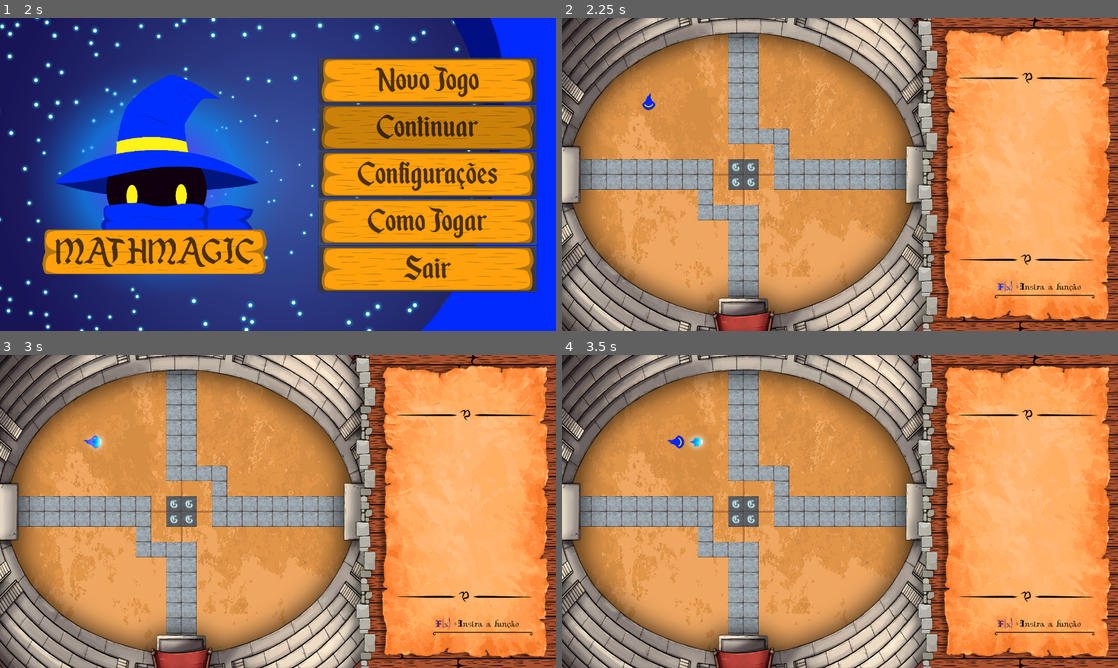
Above: before the commit, frames 1-4 (two rows, left to right).
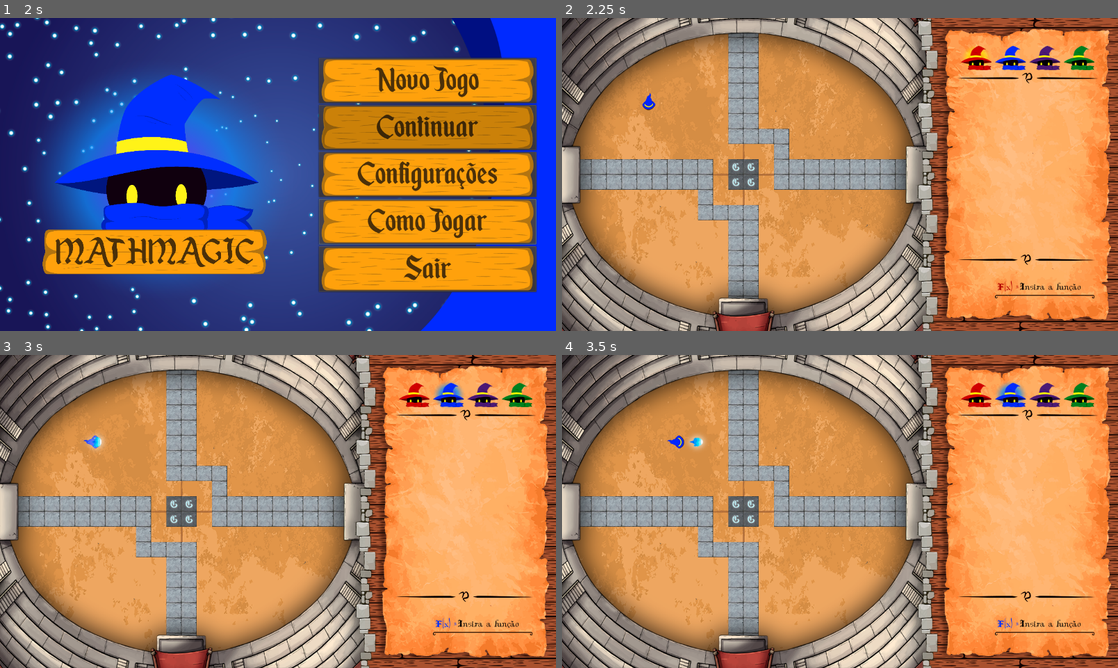
Above: after the commit, the same moments.

Repository: laraesquivel/math_magic
Game: Godot game, scene res://Menu.tscn
The game is run twice, just before and just after one commit, with the same random seed, the same clock (stepped at 60 frames per second) and the same inputs.
Inputs (mouse positions are in pixels of both pictures, inside the frame that each line leads up to):
- Up to frame 1 (2 s): click (428, 221) at 0.5 s; click (428, 221) at 1.25 s
- Up to frame 2 (2.25 s): click (990, 80) at 2 s
- Up to frame 3 (3 s): tap Enter at 2.75 s; hold D (ui_right) from 2.78 s (still down); tap Space (shot) at 2.85 s
- Up to frame 4 (3.5 s): keep holding D (ui_right)

Frame 1 is identical in both runs. In frame 2, 1.0% of the frame differs, in the area x 71-96%, y 8-88%; in frame 3, 1.1%; in frame 4, 1.1%.

Commit message:
add: interface que mostra a sequencia de turnos

Diff:
--- a/Cenas/Fase1.tscn
+++ b/Cenas/Fase1.tscn
@@ -14,6 +14,10 @@
 [ext_resource path="res://Cenas/Walls.gd" type="Script" id=12]
 [ext_resource path="res://scripts/Fase1/LineEdit.gd" type="Script" id=13]
 [ext_resource path="res://Cenas/functionSimbol.gd" type="Script" id=14]
+[ext_resource path="res://Cenas/mageIcons/purpleWizard.tscn" type="PackedScene" id=15]
+[ext_resource path="res://Cenas/mageIcons/blueWizard.tscn" type="PackedScene" id=16]
+[ext_resource path="res://Cenas/mageIcons/greenWizard.tscn" type="PackedScene" id=17]
+[ext_resource path="res://Cenas/mageIcons/redWizard.tscn" type="PackedScene" id=18]
 
 [sub_resource type="ConcavePolygonShape2D" id=8]
 segments = PoolVector2Array( 0, 0, 35, 0, 35, 0, 35, 35, 35, 35, 0, 35, 0, 35, 0, 0 )
@@ -187,6 +191,18 @@
 texture = ExtResource( 4 )
 offset = Vector2( 896, 25 )
 
+[node name="blueWizard" parent="Fase1" instance=ExtResource( 16 )]
+position = Vector2( 0, -100 )
+
+[node name="greenWizard" parent="Fase1" instance=ExtResource( 17 )]
+position = Vector2( 0, -100 )
+
+[node name="purpleWizard" parent="Fase1" instance=ExtResource( 15 )]
+position = Vector2( 0, -100 )
+
+[node name="redWizard" parent="Fase1" instance=ExtResource( 18 )]
+position = Vector2( 0, -100 )
+
 [node name="LineEdit" type="LineEdit" parent="Fase1"]
 margin_left = 1055.0
 margin_top = 596.0
--- /dev/null
+++ b/Cenas/mageIcons/blueWizard.tscn
@@ -0,0 +1,17 @@
+[gd_scene load_steps=4 format=2]
+
+[ext_resource path="res://assets/NewcombatMap/BlueLux.png" type="Texture" id=1]
+[ext_resource path="res://assets/NewcombatMap/BlueMage.png" type="Texture" id=2]
+[ext_resource path="res://Cenas/mageIcons/blueWizardLux.gd" type="Script" id=3]
+
+[node name="blueWizard" type="Node2D"]
+
+[node name="blueWizardLux" type="Sprite" parent="."]
+visible = false
+position = Vector2( 36, 28 )
+texture = ExtResource( 1 )
+script = ExtResource( 3 )
+
+[node name="blueWizardIcon" type="Sprite" parent="."]
+position = Vector2( 36, 28 )
+texture = ExtResource( 2 )
--- /dev/null
+++ b/Cenas/mageIcons/blueWizardIcon.gd
@@ -0,0 +1,16 @@
+extends Node2D
+
+
+# Declare member variables here. Examples:
+# var a = 2
+# var b = "text"
+
+
+# Called when the node enters the scene tree for the first time.
+func _ready():
+	pass # Replace with function body.
+
+
+# Called every frame. 'delta' is the elapsed time since the previous frame.
+#func _process(delta):
+#	pass
--- /dev/null
+++ b/Cenas/mageIcons/blueWizardLux.gd
@@ -0,0 +1,14 @@
+extends Sprite
+
+
+func _ready():
+	var visibility
+	visibility = Global.connect("turnOver", self, "changVisibility")
+
+
+func changVisibility():
+	var parent = get_parent().get_parent()
+	if (parent.player_turn == parent.PLAYER_STATE.BLUE):
+		visible = true
+	else:
+		visible = false
--- /dev/null
+++ b/Cenas/mageIcons/greenWizard.tscn
@@ -0,0 +1,17 @@
+[gd_scene load_steps=4 format=2]
+
+[ext_resource path="res://assets/NewcombatMap/GreenLux.png" type="Texture" id=1]
+[ext_resource path="res://assets/NewcombatMap/GreenMage.png" type="Texture" id=2]
+[ext_resource path="res://Cenas/mageIcons/greenWizardLux.gd" type="Script" id=3]
+
+[node name="greenWizard" type="Node2D"]
+
+[node name="greenWizardLux" type="Sprite" parent="."]
+visible = false
+position = Vector2( 36, 28 )
+texture = ExtResource( 1 )
+script = ExtResource( 3 )
+
+[node name="greenWizardIcon" type="Sprite" parent="."]
+position = Vector2( 36, 28 )
+texture = ExtResource( 2 )
--- /dev/null
+++ b/Cenas/mageIcons/greenWizardLux.gd
@@ -0,0 +1,14 @@
+extends Sprite
+
+
+func _ready():
+	var visibility
+	visibility = Global.connect("turnOver", self, "changVisibility")
+
+
+func changVisibility():
+	var parent = get_parent().get_parent()
+	if (parent.player_turn == parent.PLAYER_STATE.GREEN):
+		visible = true
+	else:
+		visible = false
--- /dev/null
+++ b/Cenas/mageIcons/purpleWizard.tscn
@@ -0,0 +1,17 @@
+[gd_scene load_steps=4 format=2]
+
+[ext_resource path="res://assets/NewcombatMap/PurpleMage.png" type="Texture" id=1]
+[ext_resource path="res://assets/NewcombatMap/PurpleLux.png" type="Texture" id=2]
+[ext_resource path="res://Cenas/mageIcons/purpleWizardLux.gd" type="Script" id=3]
+
+[node name="purpleWizard" type="Node2D"]
+
+[node name="purpleWizardLux" type="Sprite" parent="."]
+visible = false
+position = Vector2( 39, 28 )
+texture = ExtResource( 2 )
+script = ExtResource( 3 )
+
+[node name="purpleWizardIcon" type="Sprite" parent="."]
+position = Vector2( 36, 28 )
+texture = ExtResource( 1 )
--- /dev/null
+++ b/Cenas/mageIcons/purpleWizardLux.gd
@@ -0,0 +1,14 @@
+extends Sprite
+
+
+func _ready():
+	var visibility
+	visibility = Global.connect("turnOver", self, "changVisibility")
+
+
+func changVisibility():
+	var parent = get_parent().get_parent()
+	if (parent.player_turn == parent.PLAYER_STATE.PURPLE):
+		visible = true
+	else:
+		visible = false
--- /dev/null
+++ b/Cenas/mageIcons/redWizard.tscn
@@ -0,0 +1,17 @@
+[gd_scene load_steps=4 format=2]
+
+[ext_resource path="res://assets/NewcombatMap/RedMage.png" type="Texture" id=1]
+[ext_resource path="res://assets/NewcombatMap/RedLux.png" type="Texture" id=2]
+[ext_resource path="res://Cenas/mageIcons/redWizardLux.gd" type="Script" id=3]
+
+[node name="redWizard" type="Node2D"]
+
+[node name="redWizardLux" type="Sprite" parent="."]
+visible = false
+position = Vector2( 36, 28 )
+texture = ExtResource( 2 )
+script = ExtResource( 3 )
+
+[node name="redWizardIcon" type="Sprite" parent="."]
+position = Vector2( 36, 28 )
+texture = ExtResource( 1 )
--- /dev/null
+++ b/Cenas/mageIcons/redWizardLux.gd
@@ -0,0 +1,14 @@
+extends Sprite
+
+
+func _ready():
+	var visibility
+	visibility = Global.connect("turnOver", self, "changVisibility")
+
+
+func changVisibility():
+	var parent = get_parent().get_parent()
+	if (parent.player_turn == parent.PLAYER_STATE.RED):
+		visible = true
+	else:
+		visible = false
--- a/scripts/Fase1/Fase1.gd
+++ b/scripts/Fase1/Fase1.gd
@@ -72,12 +72,10 @@
 #		print("Trocando estado Roxo ->Azul")
 #		player_turn = PLAYER_STATE.BLUE
 	print("Mudando vez")
+	var current_player = turnSequence.find(player_turn)
 	if player_turn == PLAYER_STATE.WAIT:
 		player_turn = turnSequence[0]
-
-	var current_player = turnSequence.find(player_turn)
-
-	if (current_player < turnSequence.size()-1):
+	elif (current_player < turnSequence.size()-1):
 		player_turn = turnSequence[current_player+1]
 	else:
 		player_turn = turnSequence[0]
@@ -127,3 +125,24 @@
 	for i in range(listPlayers.size()):
 		turn.append(listPlayers.pop_at(randi() % listPlayers.size()))
 	turnSequence = turn
+	#print("a sequencia é: ",turn)
+	draw_sequence()
+
+func draw_sequence():
+	var icons = [$blueWizard,$greenWizard,$purpleWizard,$redWizard]
+	if (turnSequence.size() == 4):
+		icons[turnSequence[0]-1].position = Vector2(918,64)
+		icons[turnSequence[1]-1].position = Vector2(997,64)
+		icons[turnSequence[2]-1].position = Vector2(1076,64)
+		icons[turnSequence[3]-1].position = Vector2(1155,64)
+		#print(4)
+	elif (turnSequence.size() == 3):
+		icons[turnSequence[0]-1].position = Vector2(937.75,64)
+		icons[turnSequence[1]-1].position = Vector2(1036.5,64)
+		icons[turnSequence[2]-1].position = Vector2(1135.25,64)
+	elif (turnSequence.size() == 2):
+		icons[turnSequence[0]-1].position = Vector2(971,64)
+		icons[turnSequence[1]-1].position = Vector2(1102,64)
+		print(2)
+	else:
+		print("erro")
Not shown: 1 places in Cenas/Fase1.tscn that only renumber resources
